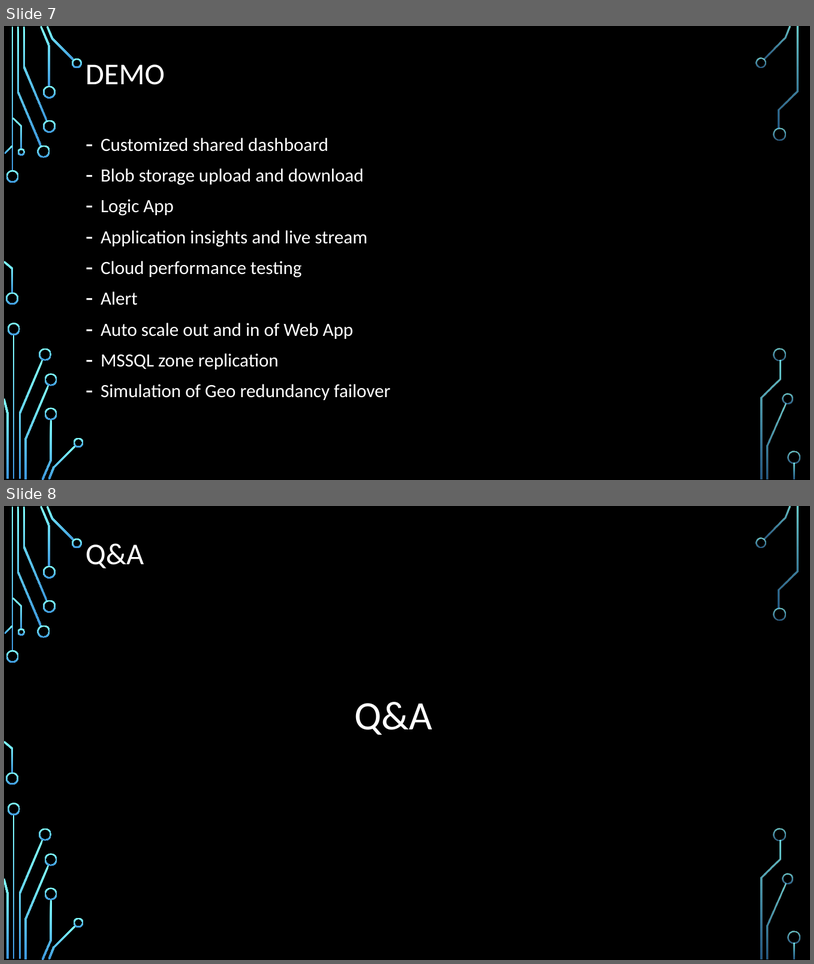
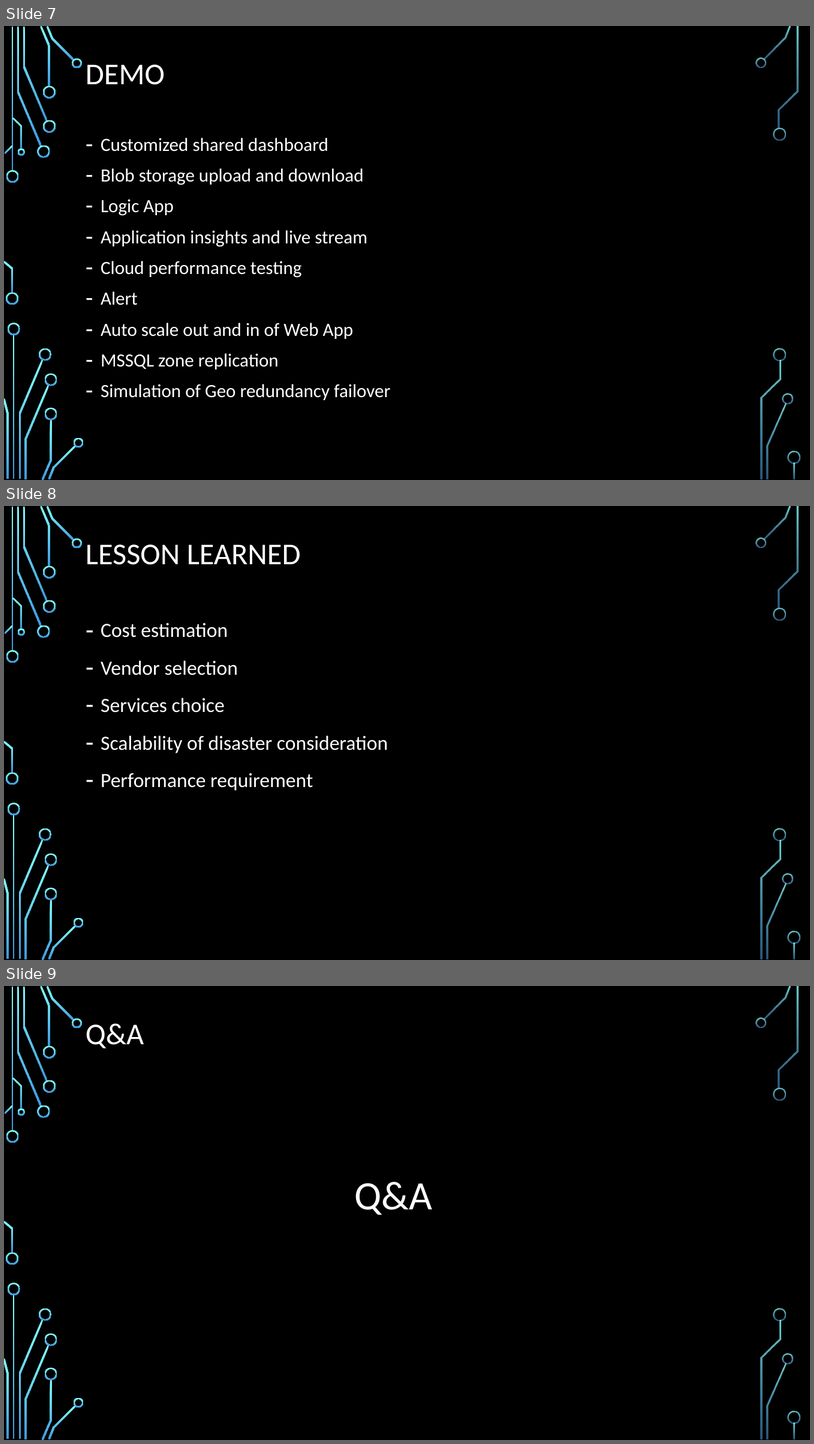
Before and after one commit to chenghao1983/c6c1d99d-502e-4a47-b8f5-35181e48b4fa_PT4, a slide deck: Doc/Active Learning on the Cloud - PT4.pptx. Shown one above the other, each under a label of ours: slides 7 and 8 before the commit, slides 7, 8 and 9 after it. The pictures are 814x964 and 814x1444 pixels, drawn with LibreOffice and Linux fonts; fonts in the diff are those of the drawing; background and template pictures are left out. Boxes give left, top, right and bottom in pixels: in the first picture for what was removed or moved away, otherwise in the second. Text is boxed around its words. In the diff, an @@ line names an element or a change of style, - is before the commit and + after.

Commit message:
- updated PPT

```diff
--- a/Doc/Active Learning on the Cloud - PT4.pptx
+++ b/Doc/Active Learning on the Cloud - PT4.pptx
@@ slide 8 added at (4, 506, 810, 960), background picture (left out); not listed: 36 template elements that a slide beside it also shows @@
@@ title added at (86, 544, 301, 565), 36 pt, text #FFFFFF @@
+LESSON LEARNED
@@ text added at (101, 622, 388, 790), 24 pt, text #FFFFFF @@
+– Cost estimation
+– Vendor selection
+– Services choice
+– Scalability of disaster consideration
+– Performance requirement
@@ what was slide 8 is now slide 9 @@
```
